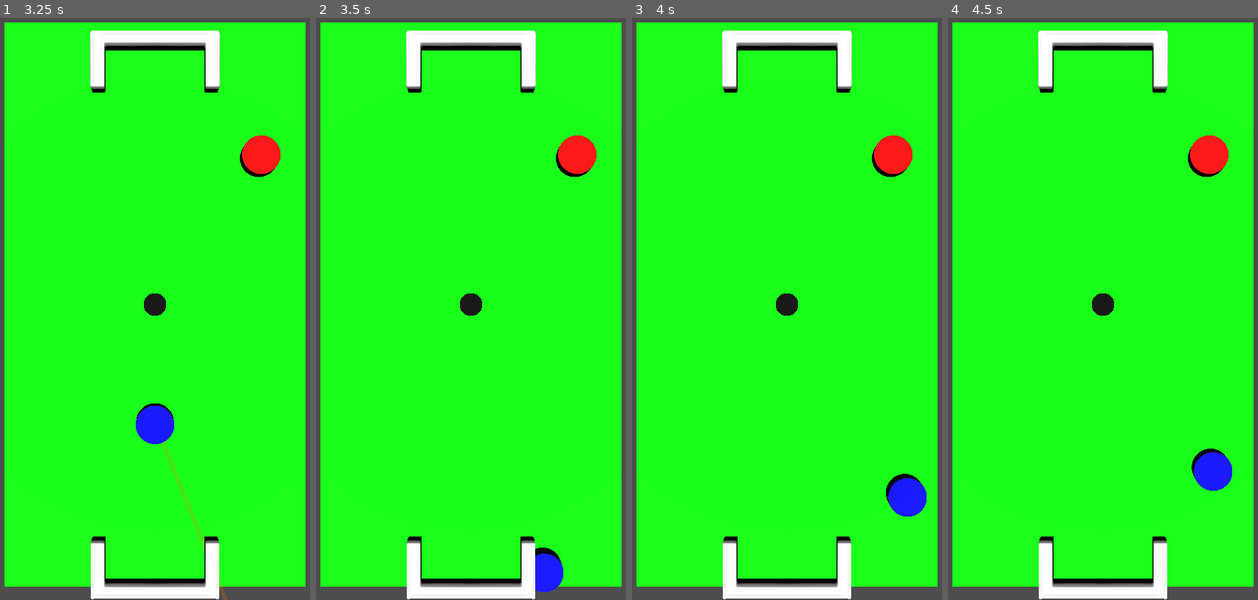
Above: before the commit, frames 1-4 (left to right).
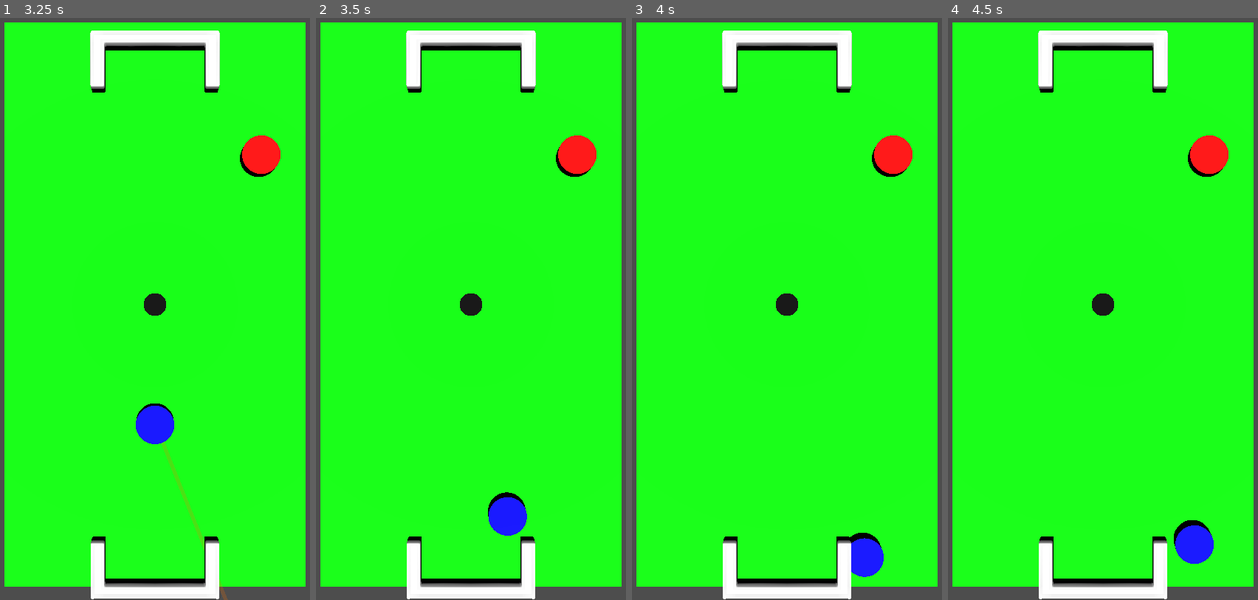
Above: after the commit, the same moments.

Repository: PelvicPsycho/ultimate-botao
Game: Godot game, scene res://MatchScene.tscn
Two runs of this game, one before a commit and one after it. Both use one fixed random seed, a clock stepped at 60 frames per second and the inputs below.
Inputs (mouse positions are in pixels of both pictures, inside the frame that each line leads up to):
- Up to frame 1 (3.25 s): tap Enter at 0.5, 2 s; move the mouse to (229, 274) at 0.52 s; tap 1 at 0.6 s; click (229, 274) at 0.67 s; tap Space at 1.25, 2.75 s; drag from (89, 332) to (139, 425) at 1.27 s; move the mouse to (189, 175) at 2.02 s; tap 3 at 2.1 s; click (189, 175) at 2.17 s; drag from (139, 425) to (55, 215) at 2.77 s
- Up to frame 2 (3.5 s): no input
- Up to frame 3 (4 s): move the mouse to (886, 390) at 3.52 s; tap 2 at 3.6 s; click (886, 390) at 3.67 s
- Up to frame 4 (4.5 s): drag from (1003, 215) to (1053, 157) at 4.27 s

Frame 1 is identical in both runs. In frame 2, 1.3% of the frame differs, in the area x 55-80%, y 81-99%; in frame 3, 1.4%; in frame 4, 1.5%, in the area x 72-92%, y 73-94%.

Commit message:
[FIX] Redução da força máxima do player

Diff:
--- a/Componentes/PlayerV2/player.gd
+++ b/Componentes/PlayerV2/player.gd
@@ -5,7 +5,7 @@
 var modo_atual: ModoTiro = ModoTiro.PUXAR
 
 @export var forca_multiplicador: float = 0.05
-@export var forca_maxima: float = 30.0
+@export var forca_maxima: float = 15.0
 @export var raio_saida_pixels: float = 40.0 # Define a borda da peça na tela
 
 # Variáveis Gerais
